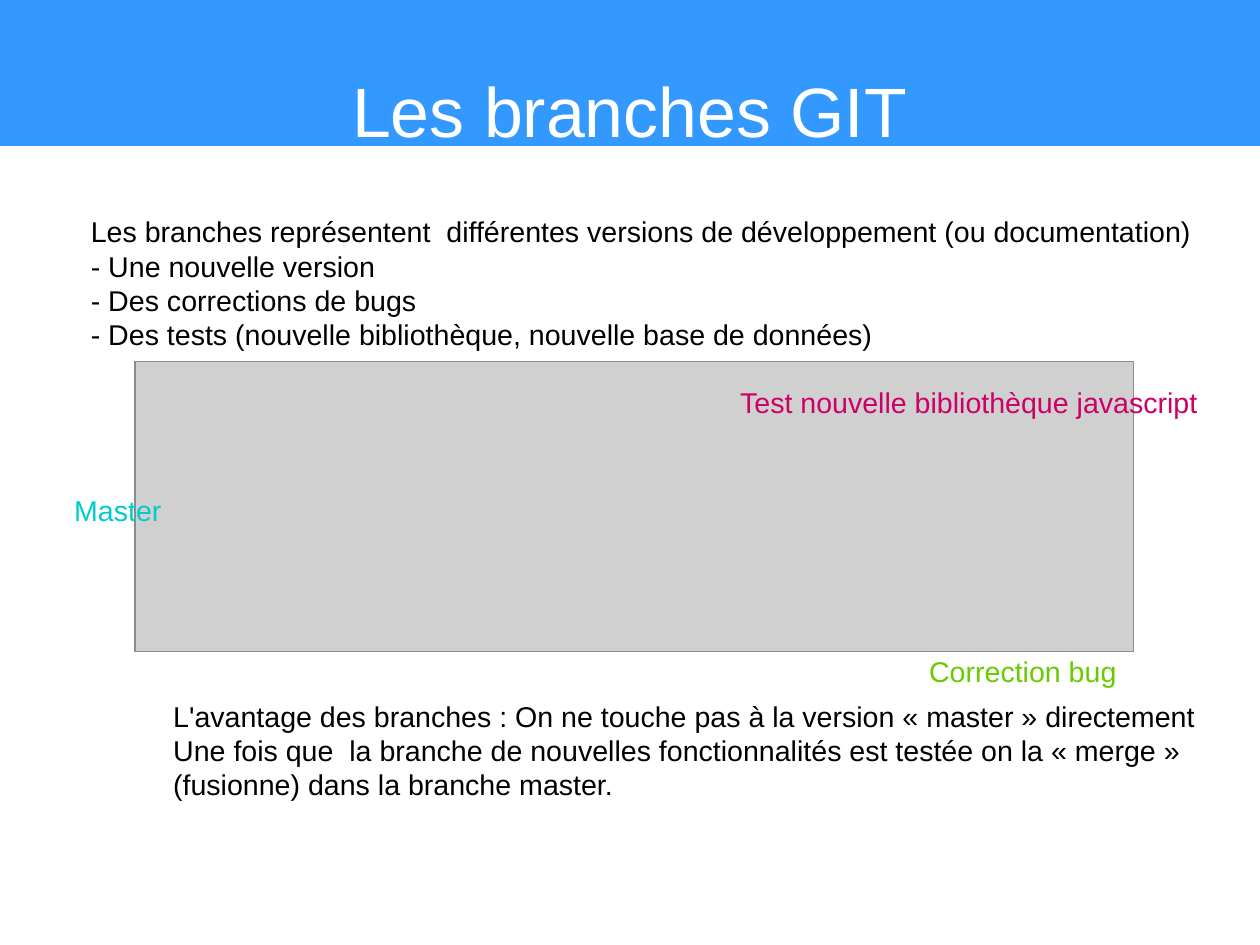
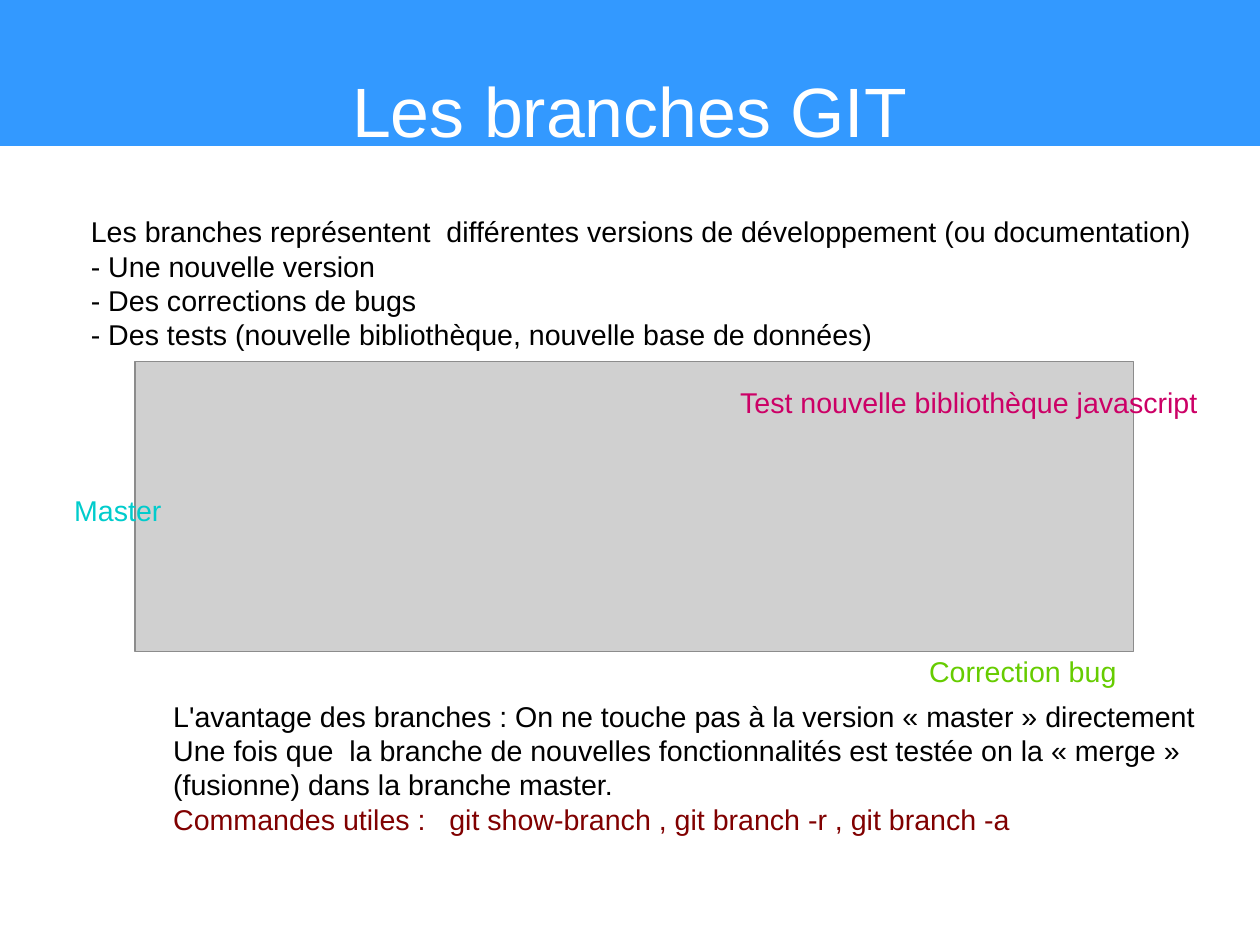
Before and after one commit to heylve/current, a slide deck: slide 13 of Presentations/git_explained.odp. Drawn at 1260x945 pixels with LibreOffice and Linux fonts; fonts in the diff are those of the drawing; grey boxes stand for pictures. Boxes give left, top, right and bottom in pixels: in the first picture for what was removed or moved away, otherwise in the second. Text is boxed around its words. In the diff, an @@ line names an element or a change of style, - is before the commit and + after.

```diff
--- a/Presentations/git_explained.odp
+++ b/Presentations/git_explained.odp
@@ text at <box>173,809,1009,835</box>: paragraph added @@
+Commandes utiles : git show-branch , git branch -r , git branch -a
```
Also in this commit, not shown: 5 other slides changed, 1 slide added, 1 other file.
